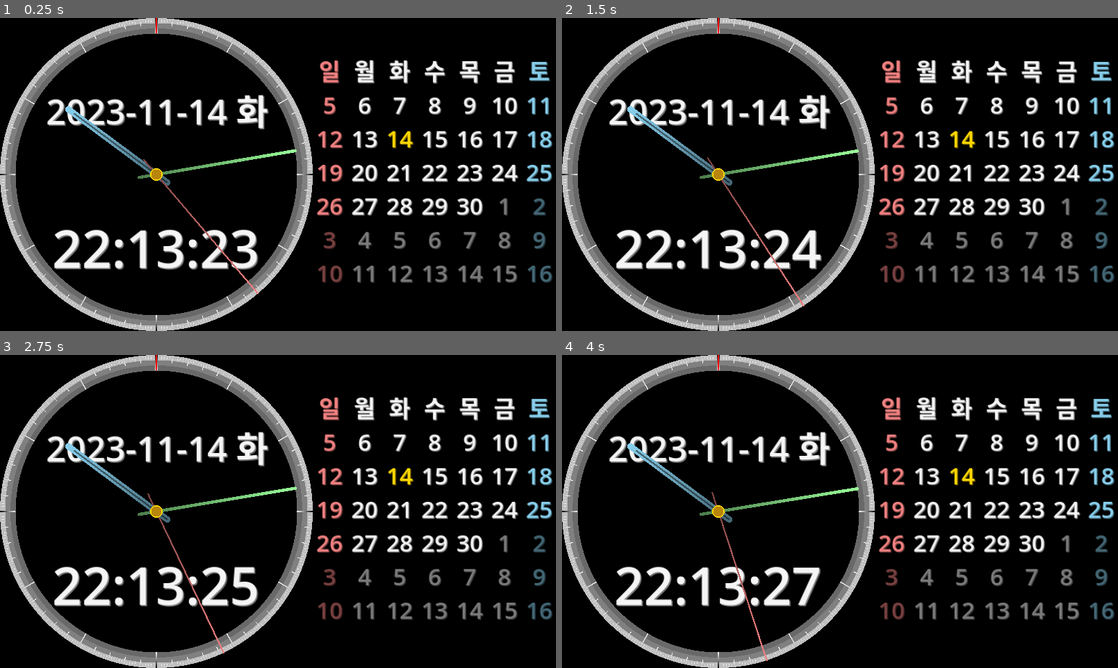
Above: before the commit, frames 1-4 (two rows, left to right).
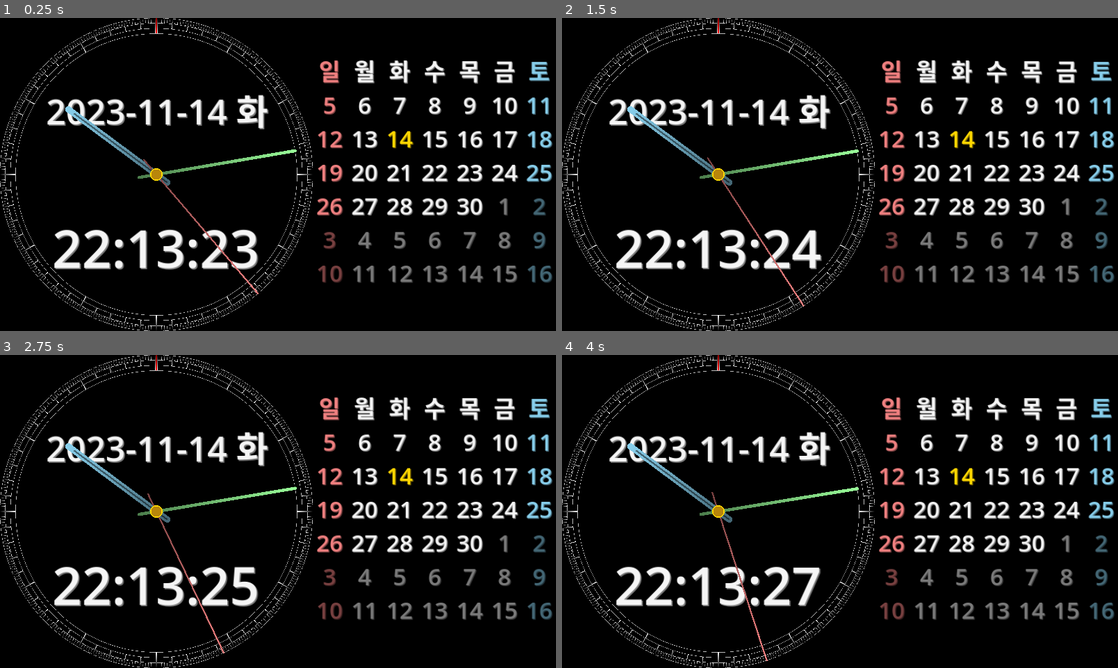
Above: after the commit, the same moments.

Repository: kasworld/gd4analogclockcal
Game: Godot game, scene res://main.tscn
Two runs of this game, one before a commit and one after it. Both use one fixed random seed, a clock stepped at 60 frames per second and the inputs below.
Inputs:
- Up to frame 1 (0.25 s): no input
- Up to frame 2 (1.5 s): no input
- Up to frame 3 (2.75 s): no input
- Up to frame 4 (4 s): no input

The runs differ from the first frame. In frame 1, 8.3% of the frame differs, in the area x 0-57%, y 0-100%; in frame 2, 8.3%; in frame 3, 8.3%; in frame 4, 8.3%.

Commit message:
change deco

Diff:
--- a/analog_clock.gd
+++ b/analog_clock.gd
@@ -33,23 +33,27 @@
 #	add_child( Global.new_circle_fill(Vector2(x,y), r-r/10, Color.BLACK) )
 	var center = Vector2(x,y)
 	var w = r/30
-	add_child( Global.new_circle(center, r-w*0.5, Color.GRAY, w))
-	add_child(Global.new_circle(center, r-w*1.5, Color.WEB_GRAY, w))
-	add_child(Global.new_circle(center, r-w*2.5, Color.DIM_GRAY, w))
+#	add_child( Global.new_circle(center, r-w*0.5, Color.GRAY, w))
+#	add_child(Global.new_circle(center, r-w*1.5, Color.WEB_GRAY, w))
+#	add_child(Global.new_circle(center, r-w*2.5, Color.DIM_GRAY, w))
+	add_child( Global.new_circle(center, r-w*0, Color.GRAY, w/15))
+	add_child(Global.new_circle(center, r-w*1, Color.GRAY, w/15))
+	add_child(Global.new_circle(center, r-w*2, Color.GRAY, w/15))
+	add_child(Global.new_circle(center, r-w*3, Color.GRAY, w/15))
 	for i in range(0,360):
 		var rad = deg2rad(i)
 		if i == 0:
-			add_child( new_clock_face( center, r, Color.BLACK, Color.WHITE, rad, r/50, r/10, 0 ) )
-			add_child( new_clock_face( center, r, Color.RED, Color.RED, rad, r/200, r/10, 0 ) )
+			add_child( new_clock_face( center, r, Color.BLACK, Color.WHITE, rad, r/50, w*3, 0 ) )
+			add_child( new_clock_face( center, r, Color.DARK_RED, Color.RED, rad, r/200, w*3, 0 ) )
 		elif i % 90 ==0:
-			add_child( new_clock_face( center, r, Color.BLACK, Color.WHITE, rad, r/100, r/10, 0 ) )
-			add_child( new_clock_face( center, r, Color.RED, Color.RED, rad, r/300, r/20, r/20 ) )
+			add_child( new_clock_face( center, r, Color.BLACK, Color.WHITE, rad, r/100, w*3, 0 ) )
+			add_child( new_clock_face( center, r, Color.DARK_RED, Color.RED, rad, r/300, w*2, 0 ) )
 		elif i % 30 == 0 :
-			add_child( new_clock_face( center, r, Color.GRAY, Color.WHITE, rad, r/150, r/10, 0 ) )
+			add_child( new_clock_face( center, r, Color.BLACK, Color.WHITE, rad, r/150, w*3, 0 ) )
 		elif i % 6 == 0 :
-			add_child( new_clock_face( center, r, Color.GRAY, Color.WHITE, rad, r/200, r/20, 0 ) )
+			add_child( new_clock_face( center, r, Color.BLACK, Color.WHITE, rad, r/200, w*2, 0 ) )
 		else :
-			add_child( new_clock_face( center, r, Color.GRAY, Color.WHITE, rad, r/400, r/40, 0 ) )
+			add_child( new_clock_face( center, r, Color.BLACK, Color.WHITE, rad, r/400, w*1, 0 ) )
 
 
 func new_clock_face(p :Vector2, r :float, co1 :Color, co2 :Color, rad :float, w :float, h :float, y :float) -> Line2D:
